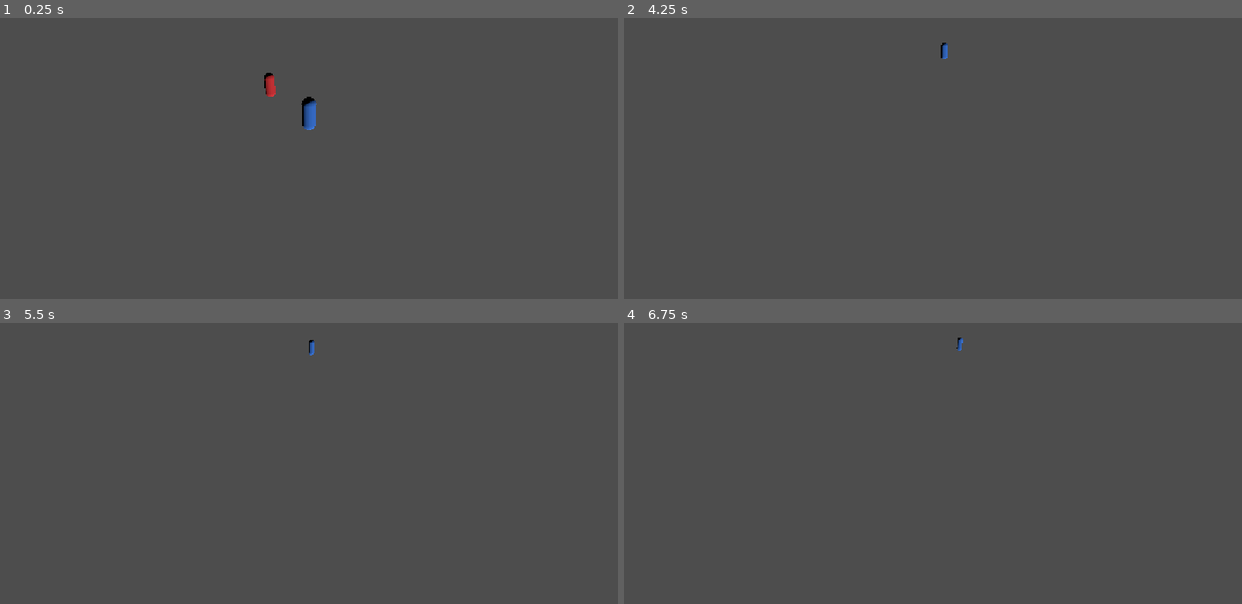
Above: before the commit, frames 1-4 (two rows, left to right).
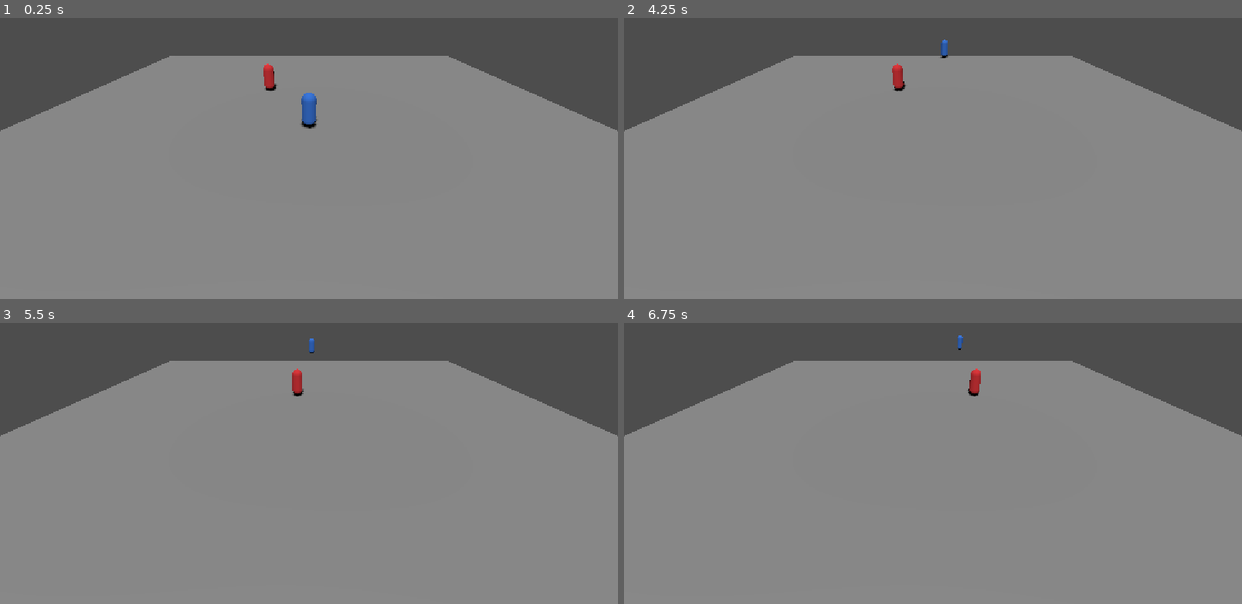
Above: after the commit, the same moments.

Repository: Panteve/Parcial-2--godot-3d
Game: Godot game, scene res://Nivel.tscn
Two runs of this game, one before a commit and one after it. Both use one fixed random seed, a clock stepped at 60 frames per second and the inputs below.
Inputs (mouse positions are in pixels of both pictures, inside the frame that each line leads up to):
- Up to frame 1 (0.25 s): no input
- Up to frame 2 (4.25 s): move the mouse to (963, 124) at 0.52 s; hold W (move_up) from 0.53 s (still down); tap E (accion) every 0.75 s from 0.6 to 3.6 s; move the mouse to (902, 127) at 1.27 s; move the mouse to (945, 119) at 2.02 s; move the mouse to (926, 130) at 2.77 s; move the mouse to (976, 130) at 3.52 s
- Up to frame 3 (5.5 s): keep holding W (move_up); move the mouse to (259, 426) at 4.27 s; tap E (accion) at 4.35, 5.1 s; move the mouse to (315, 429) at 5.02 s
- Up to frame 4 (6.75 s): move the mouse to (908, 424) at 5.77 s; release W (move_up) at 5.78 s; hold D (move_right) 5.78-6.53 s; tap E (accion) at 5.85, 6.6 s; move the mouse to (963, 429) at 6.52 s; hold W (move_up) from 6.53 s (still down)

The runs differ from the first frame. In frame 1, 79% of the frame differs, in the area x 0-100%, y 13-100%; in frame 2, 79%; in frame 3, 79%, in the area x 0-100%, y 5-100%; in frame 4, 79%.

Commit message:
Adicion de piso y arreglo con directional light

Diff:
--- a/Nivel.tscn
+++ b/Nivel.tscn
@@ -1,30 +1,33 @@
-[gd_scene load_steps=5 format=3]
+[gd_scene format=3 uid="uid://d3kl8yxl7xa5q"]
 
 [ext_resource type="PackedScene" path="res://Jugador.tscn" id="1_jug"]
 [ext_resource type="PackedScene" path="res://Enemigo.tscn" id="2_ene"]
 [ext_resource type="PackedScene" path="res://Puerta.tscn" id="3_pue"]
+[ext_resource type="PackedScene" path="res://Piso.tscn" id="4_0b6j0"]
 
 [sub_resource type="Environment" id="Environment_mundo"]
 background_mode = 2
 ambient_light_source = 3
 reflected_light_source = 2
 
-[node name="Nivel" type="Node3D"]
+[node name="Nivel" type="Node3D" unique_id=106727327]
 
-[node name="WorldEnvironment" type="WorldEnvironment" parent="."]
+[node name="WorldEnvironment" type="WorldEnvironment" parent="." unique_id=1293801261]
 environment = SubResource("Environment_mundo")
 
-[node name="DirectionalLight3D" type="DirectionalLight3D" parent="."]
-transform = Transform3D(0.866, 0, 0.5, 0.383, 0.6428, -0.6634, -0.3214, 0.766, 0.5567, 0, 5, 0)
+[node name="DirectionalLight3D" type="DirectionalLight3D" parent="." unique_id=472473571]
+transform = Transform3D(-0.92794913, -0.37191513, -0.024023443, 0.18860032, -0.5242783, 0.8304064, -0.3214092, 0.76602006, 0.5566953, 0, 5, 0)
 shadow_enabled = true
 
-[node name="CamaraFija" type="Camera3D" parent="."]
+[node name="CamaraFija" type="Camera3D" parent="." unique_id=1983634112]
 transform = Transform3D(1, 0, 0, 0, 0.866, 0.5, 0, -0.5, 0.866, 0, 6, 10)
 
-[node name="Jugador" parent="." instance=ExtResource("1_jug")]
+[node name="Jugador" parent="." unique_id=514314760 instance=ExtResource("1_jug")]
 
-[node name="Enemigo" parent="." instance=ExtResource("2_ene")]
+[node name="Enemigo" parent="." unique_id=1743107430 instance=ExtResource("2_ene")]
 transform = Transform3D(1, 0, 0, 0, 1, 0, 0, 0, 1, -3, 0, -5)
 
-[node name="Puerta" parent="." instance=ExtResource("3_pue")]
+[node name="Puerta" parent="." unique_id=381696312 instance=ExtResource("3_pue")]
 transform = Transform3D(1, 0, 0, 0, 1, 0, 0, 0, 1, 4, 1, 0)
+
+[node name="Piso" parent="." unique_id=1116868945 instance=ExtResource("4_0b6j0")]
